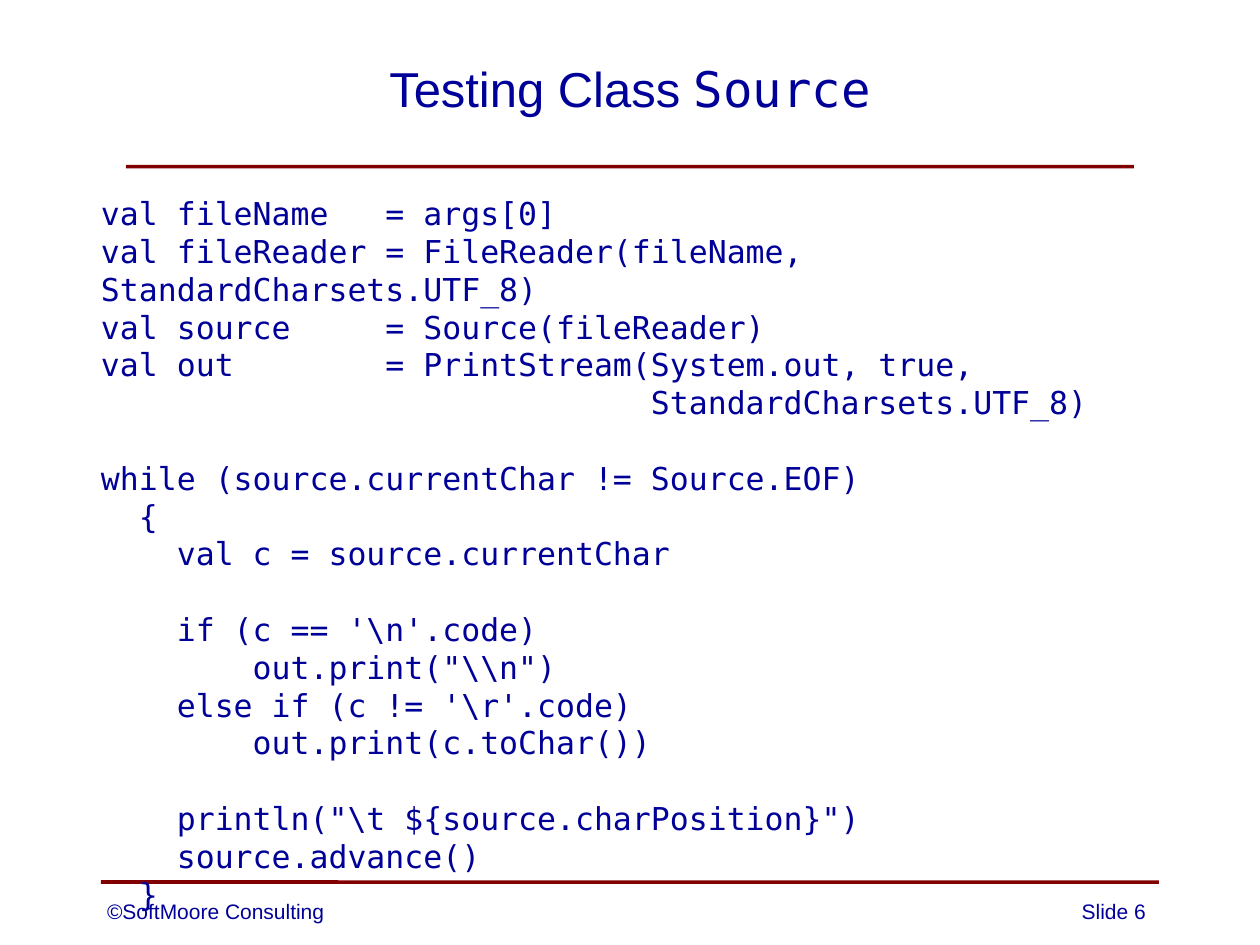
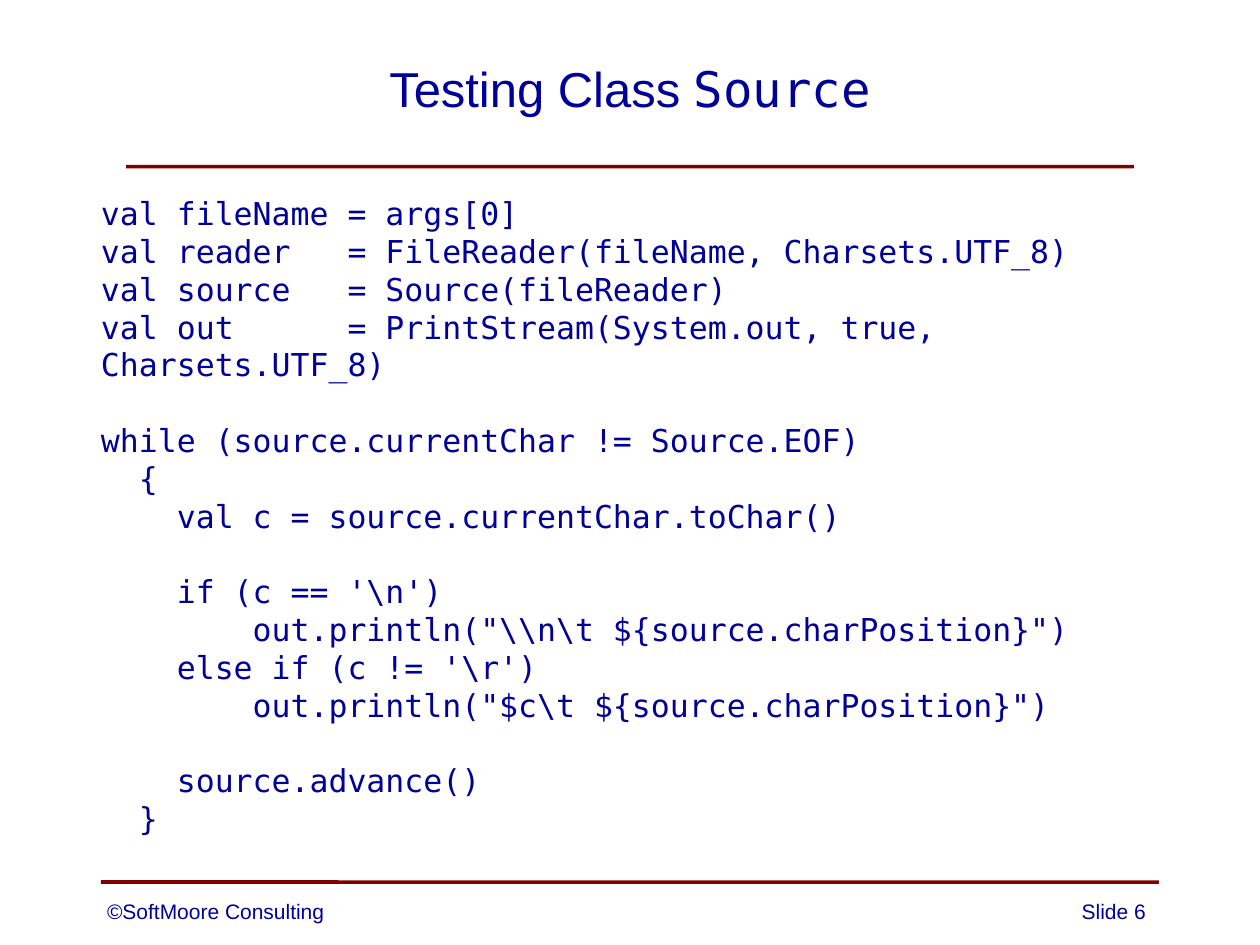
Before and after one commit to SoftMoore/CPRL-Kt-2nd, a slide deck: slide 6 of PowerPoints/05 - Lexical Analysis.pptx. Drawn at 1260x945 pixels with LibreOffice and Linux fonts; fonts in the diff are those of the drawing. Boxes give left, top, right and bottom in pixels: in the first picture for what was removed or moved away, otherwise in the second. Text is boxed around its words. In the diff, an @@ line names an element or a change of style, - is before the commit and + after.

```diff
--- a/PowerPoints/05 - Lexical Analysis.pptx
+++ b/PowerPoints/05 - Lexical Analysis.pptx
@@ text at [101,239,1068,270]: text changed @@
-val fileReader = FileReader(fileName, StandardCharsets.UTF_8)
+val reader = FileReader(fileName, Charsets.UTF_8)
@@ text at [101,315,936,384]: text changed @@
-val out = PrintStream(System.out, true,
-StandardCharsets.UTF_8)
+val out = PrintStream(System.out, true, Charsets.UTF_8)
@@ text at [177,504,1068,724]: text changed @@
-val c = source.currentChar
-if (c == '\n'.code)
-out.print("\\n")
-else if (c != '\r'.code)
-out.print(c.toChar())
-println("\t ${source.charPosition}")
+val c = source.currentChar.toChar()
+if (c == '\n')
+out.println("\\n\t ${source.charPosition}")
+else if (c != '\r')
+out.println("$c\t ${source.charPosition}")
```
Also in this commit, not shown: 9 other slides changed, 9 other files.
